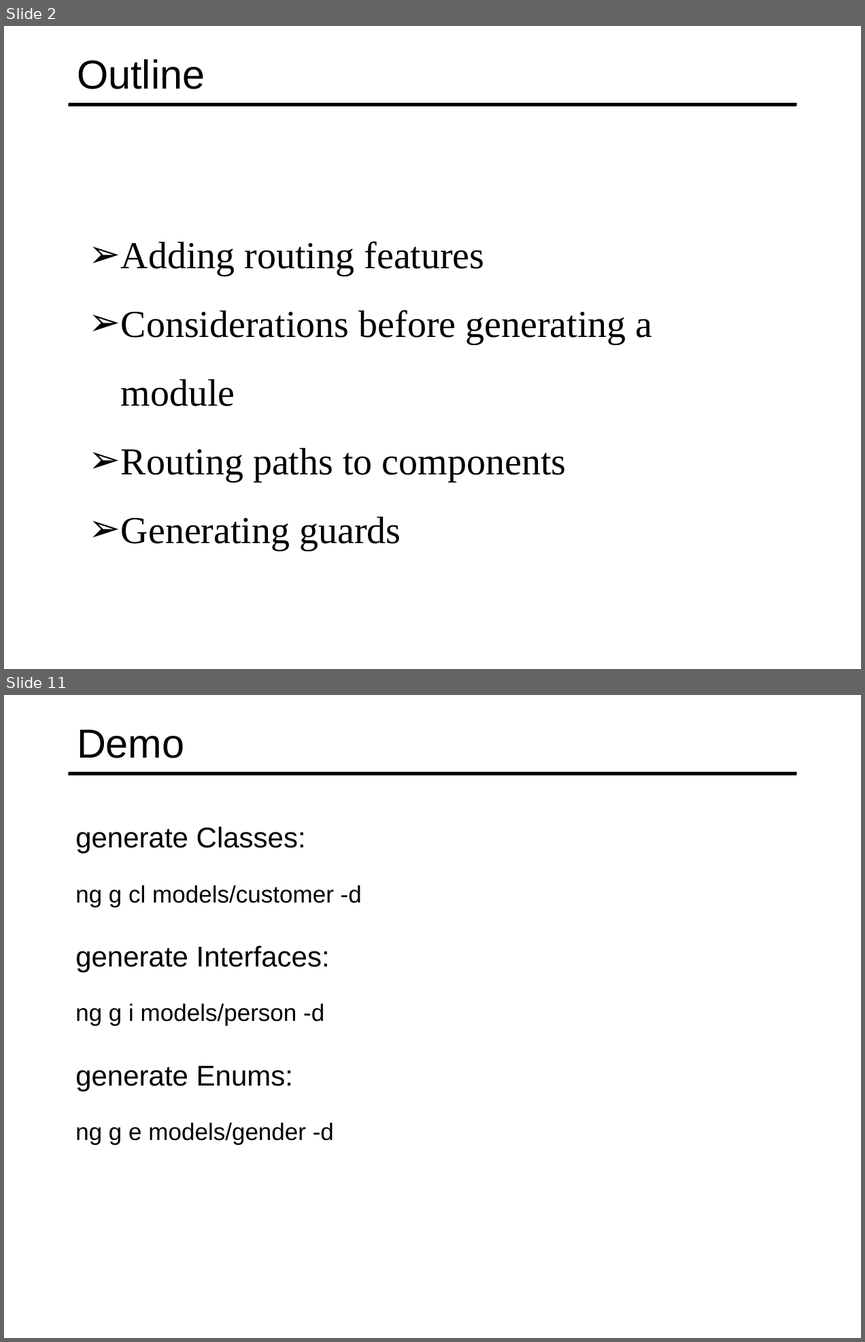
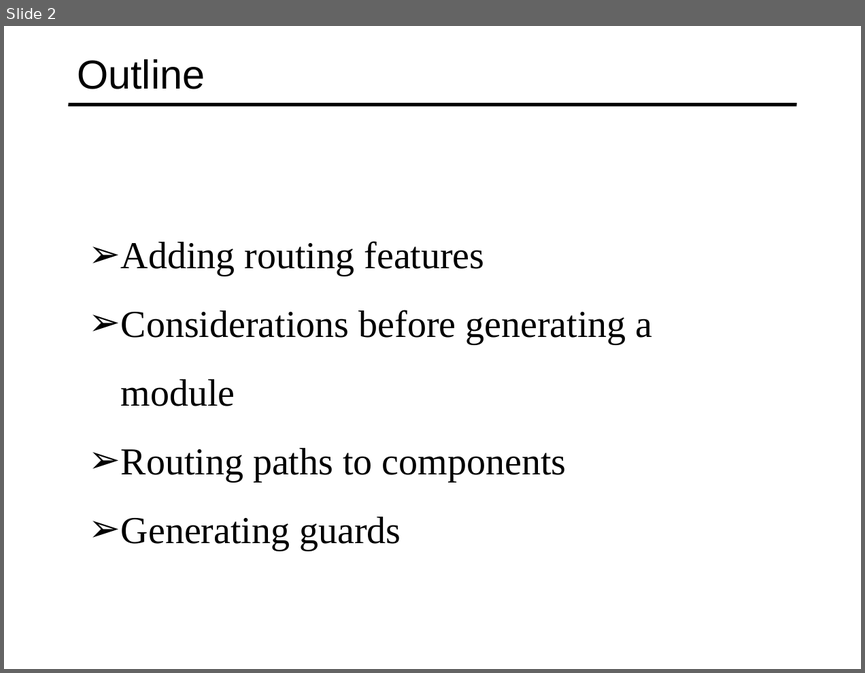
Before and after one commit to specter01wj/Jago_Link_Training, a slide deck: Angular/Angular7/Angular CLI/5.Generating Routing Features/L5_Generating Routing Features.ppt. Shown one above the other, each under a label of ours: slides 2 and 11 before the commit, slide 2 after it; the slides between them are not shown. The pictures are 865x1342 and 865x673 pixels, drawn with LibreOffice and Linux fonts; fonts in the diff are those of the drawing. Boxes give left, top, right and bottom in pixels: in the first picture for what was removed or moved away, otherwise in the second. Text is boxed around its words. In the diff, an @@ line names an element or a change of style, - is before the commit and + after.

```diff
--- a/Angular/Angular7/Angular CLI/5.Generating Routing Features/L5_Generating Routing Features.ppt
+++ b/Angular/Angular7/Angular CLI/5.Generating Routing Features/L5_Generating Routing Features.ppt
@@ slide 11 removed at (4, 695, 861, 1338), background #FFFFFF; not listed: 1 template element that a slide beside it also shows @@
@@ title removed at (77, 730, 184, 758) @@
-Demo
@@ text removed at (75, 826, 306, 853) @@
-  generate Classes:
@@ text removed at (75, 885, 362, 906) @@
-  ng g cl models/customer -d
@@ text removed at (75, 945, 330, 972) @@
-  generate Interfaces:
@@ text removed at (75, 1003, 324, 1025) @@
-  ng g i models/person -d
@@ text removed at (75, 1066, 293, 1091) @@
-  generate Enums:
@@ text removed at (75, 1122, 334, 1144) @@
-  ng g e models/gender -d
```
Also in this commit, not shown: 2 slides changed, 3 slides added, 11 other slides removed, 5 other files.
